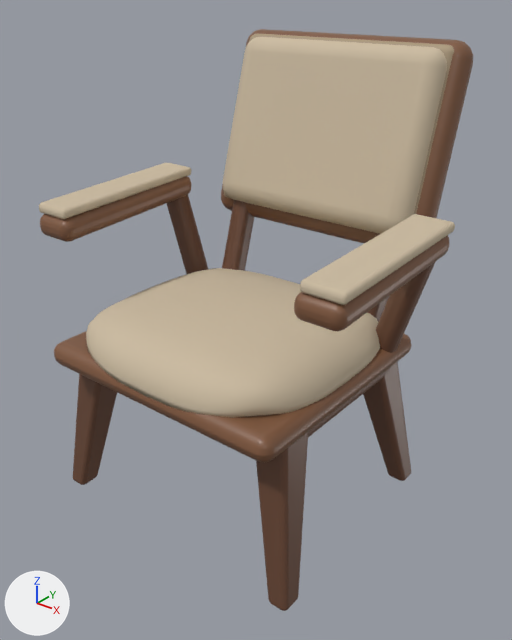
One commit to the glTF model assets/public/models/furniture/fixed-desk-chair.glb: the scene before it, then after it.
Both versions are drawn from a 50 mm lens placed at (1.021, -1.253, 1.262), pointed at (0.016, 0.003, 0.483). The lights are fixed; the arrows at lower left show +X, +Y and +Z. The first picture is the older version. Where no turn or scale is listed for an object, it has been applied to the vertices.

Script lines for the objects in view, before the commit:
```python
mat_oatmeal_upholstery = principled_material('Oatmeal upholstery')
mat_oatmeal_upholstery.base_color = (0.597, 0.497, 0.356)  # beige #cbbba1
mat_oatmeal_upholstery.roughness = 0.88
me_cube = bpy.data.meshes.new('Cube')
me_cube.from_pydata(...)  # 1824 vertices, 3600 faces; spans x -0.419..0.419, y -0.091..0.636, z -0.389..0.564
me_cube.materials.append(mat_walnut_frame)  # brown #6c4936
me_cube_002 = bpy.data.meshes.new('Cube.002')
me_cube_002.from_pydata(...)  # 608 vertices, 1200 faces; spans x -0.44..0.44, y -0.308..0.513, z -0.031..0.707
me_cube_002.materials.append(mat_walnut_edge)  # brown #80583e
me_upholstered_seat_surface = bpy.data.meshes.new('Upholstered seat surface')
me_upholstered_seat_surface.from_pydata(...)  # 1226 vertices, 2436 faces; spans x -0.44..0.44, y -0.368..0.404, z 0.422..1.115
# faces by material slot: [2308, 128]
me_upholstered_seat_surface.materials.append(mat_oatmeal_upholstery)  # beige #cbbba1
me_upholstered_seat_surface.materials.append(mat_oatmeal_welt)  # beige #ac9a7f
ob_oatmeal_upholstery = bpy.data.objects.new('Oatmeal upholstery', me_upholstered_seat_surface)
ob_oatmeal_upholstery.location = (0.0, 0.0, 0.0)
ob_walnut_edge = bpy.data.objects.new('Walnut edge', me_cube_002)
ob_walnut_edge.location = (0.0, -0.062, 0.423)
ob_walnut_frame = bpy.data.objects.new('Walnut frame', me_cube)
ob_walnut_frame.location = (0.0, -0.247, 0.389)
# also in view: 'Oatmeal welt' at (0.0, 0.321, 0.9)
```
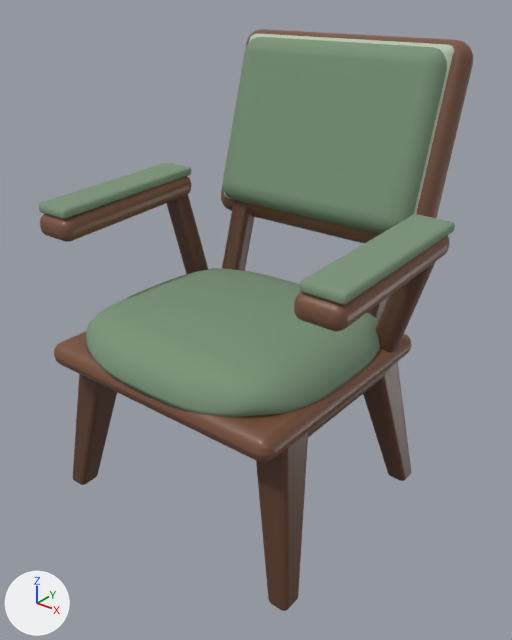
Changed parts and their boxes (x1, y1, x2, y2) in the pictures (512 x 640 px):
```json
{"object": "Oatmeal upholstery", "change": "recoloured", "before": [39, 37, 455, 417], "after": [39, 37, 455, 417], "on screen": "beige to greyish green"}
```

The change, as JSON lines over the scene's bpy script:
```json
{"op": "set", "path": "mat_oatmeal_upholstery.base_color", "old": "(0.597, 0.497, 0.356)", "new": "(0.198, 0.296, 0.191)", "note": "beige #cbbba1 -> greyish green #7b9479"}
```
